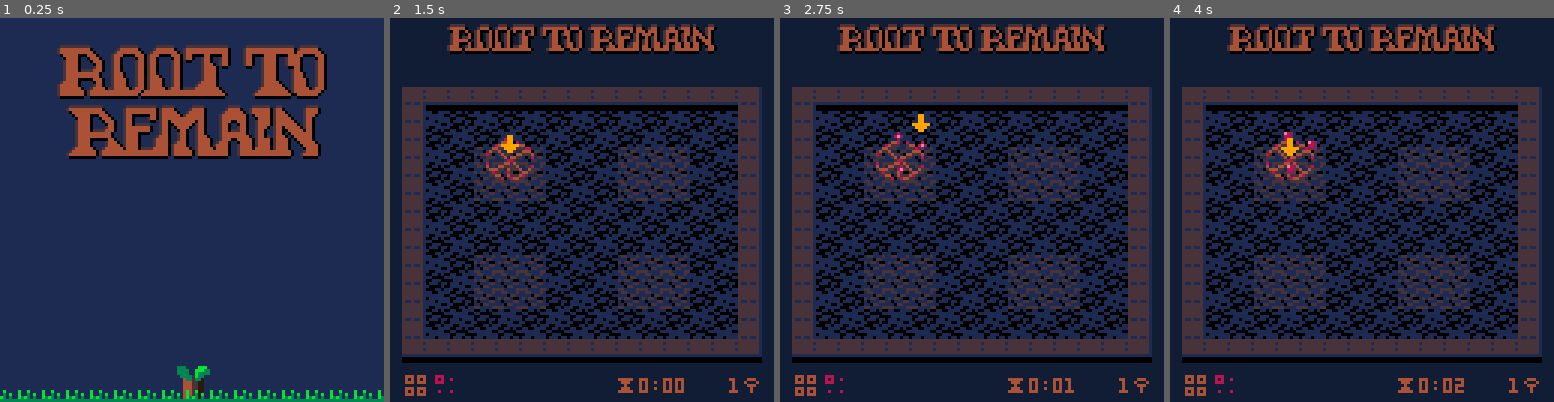
Above: before the commit, frames 1-4 (left to right).
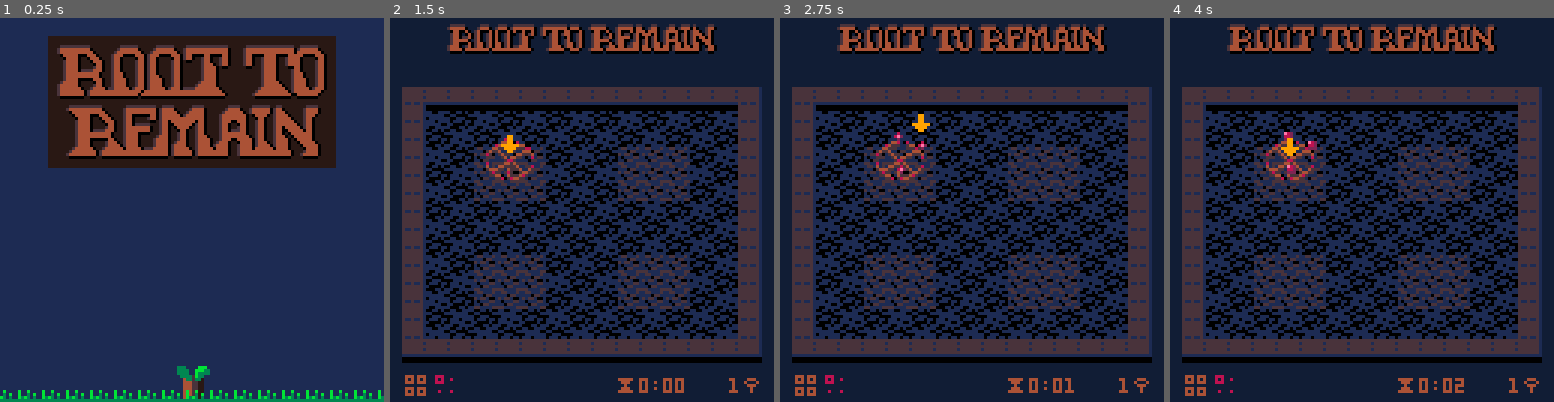
Above: after the commit, the same moments.

Repository: erwinbonsma/WhereToRootPico8
Game: PICO-8 cartridge wheretoroot.p8
Two runs of this game, one before a commit and one after it. Both use one fixed random seed, a clock stepped at 60 frames per second and the inputs below.
Inputs:
- Up to frame 1 (0.25 s): no input
- Up to frame 2 (1.5 s): tap X (X key) at 0.33, 1.07 s; tap O (Z key) at 0.7 s
- Up to frame 3 (2.75 s): hold Right 1.6-2.1 s; tap O (Z key) at 1.7, 2.1, 2.5 s; tap X (X key) at 1.85 s; hold Up 2.15-2.42 s; hold Right from 2.47 s (still down)
- Up to frame 4 (4 s): tap O (Z key) at 2.9, 3.3, 3.7 s; tap X (X key) at 2.97 s; release Right at 3.03 s; hold Left 3.08-3.58 s; hold Down 3.63-3.97 s

The runs differ from the first frame. In frame 1, 12% of the frame differs, in the area x 12-88%, y 4-40%; in frame 2, less than 0.1%; in frame 3, less than 0.1%; in frame 4, less than 0.1%.

Commit message:
Logo tweaks

Diff:
--- a/wheretoroot.p8
+++ b/wheretoroot.p8
@@ -2598,6 +2598,9 @@
 
  cls(1)
 
+ rectfill(
+  16,6,111,49,15
+ )
  for f in all({
   {-1,0,5},{0,-1,5},
   {1,0,0},{0,1,0},{0,0,4}
@@ -2657,12 +2660,12 @@
 06000600000000000000000000000000000000000000000044404440400000004444440000444000000000000000000000000000000000000600006000000000
 00666000000000000000000000000000000000000000000000000000000000000000000000000000000000000000000000000000000000000000000060000006
 fffff40008fff408fff40fffffff000ffffffff8fff4002fffff4000fffff0ff408ff0008ff40fff0f4000ff0000000000000000000000000000000011155111
-2ff02f400f102f0f102f0f00f00f000f00ff00ff102f0002ff02f400f000f0fffcfff000ffff02ff0ff400f10000000000000000000000000000000015555551
-0ff002f00f000f0f000f0000f40f000f00ff00ff000f0000ff002f00f00000f2fff1f000f12f00ff0fff40f00000000000000000000000000000000055555555
-0ff008f00f000f0f000f0000ff00000000ff000f000f0000ff008f00ffff00f02f10f000f00f00f10f2ff4f00000000000000000000000000000000055555555
+2ff02f400f102f0f102f0f00f00f000f00ff00ff102f0002ff02f400f000f0fffcfff000ffff02f10ff400f10000000000000000000000000000000015555551
+0ff002f00f000f0f000f0000f40f000f00ff00ff000f0000ff002f00f00000f2fff1f000f12f00f00fff40f00000000000000000000000000000000055555555
+0ff008f00f000f0f000f0000ff00000000ff000f000f0000ff008f00ffff00f02f10f000f00f00f00f2ff4f00000000000000000000000000000000055555555
 0fffff500f500f0f400f0000ff00000000ff000f500f0000fffff500ff0008f00f00f400ffff40f00f42fff00000000000000000000000000000000015555551
-8ff002f00ff00f0ff00f0008ff00000000ff400ff00f0000ff000f40ff000ff08f00ff08f12ff0ff0ff02ff40000000000000000000000000000000001155110
-fff408f40ff48f0ff48f008fff40000008fff40ff48f0008ff408ff4ff008ff0ff40ff4ff00ff8ff0ff002ff0000000000000000000000000000000000000000
+8ff002f00ff00f0ff00f0008ff00000000ff400ff00f0000ff000f40ff000ff08f00ff08f12ff0f40ff02ff40000000000000000000000000000000001155110
+fff408f40ff48f0ff48f008fff40000008fff40ff48f0008ff408ff4ff408ff0ff40ff4ff00ff8ff4ff002ff0000000000000000000000000000000000000000
 ffff0ffffffff9fffffffffffff400008fffff4bfff1008ffff0fffffffffff0fff0fffff00ffffffff508ff0000000000000000000000000000000010000001
 77777777777777777777777777777777777777777777777777777777711551175555555555555551555555515555555577777777777777777757757777777777
 77777777777777777777777777777777777777777777777777777777155555515555555155555551555555515555555177777777777777777557755755555555
